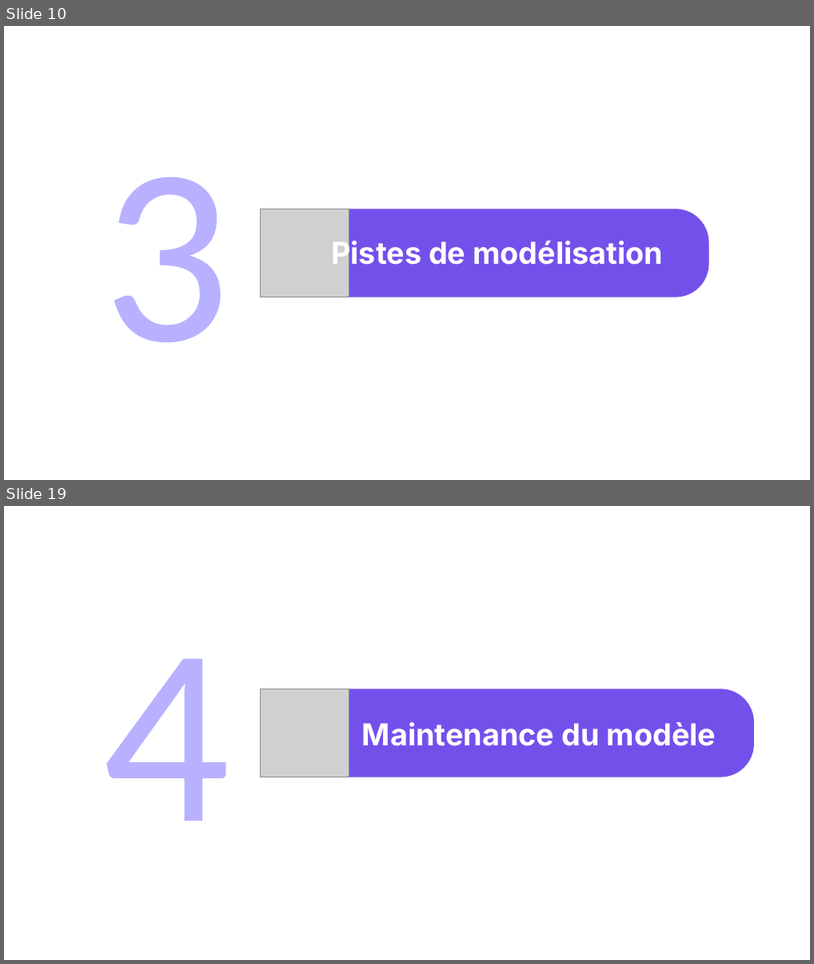
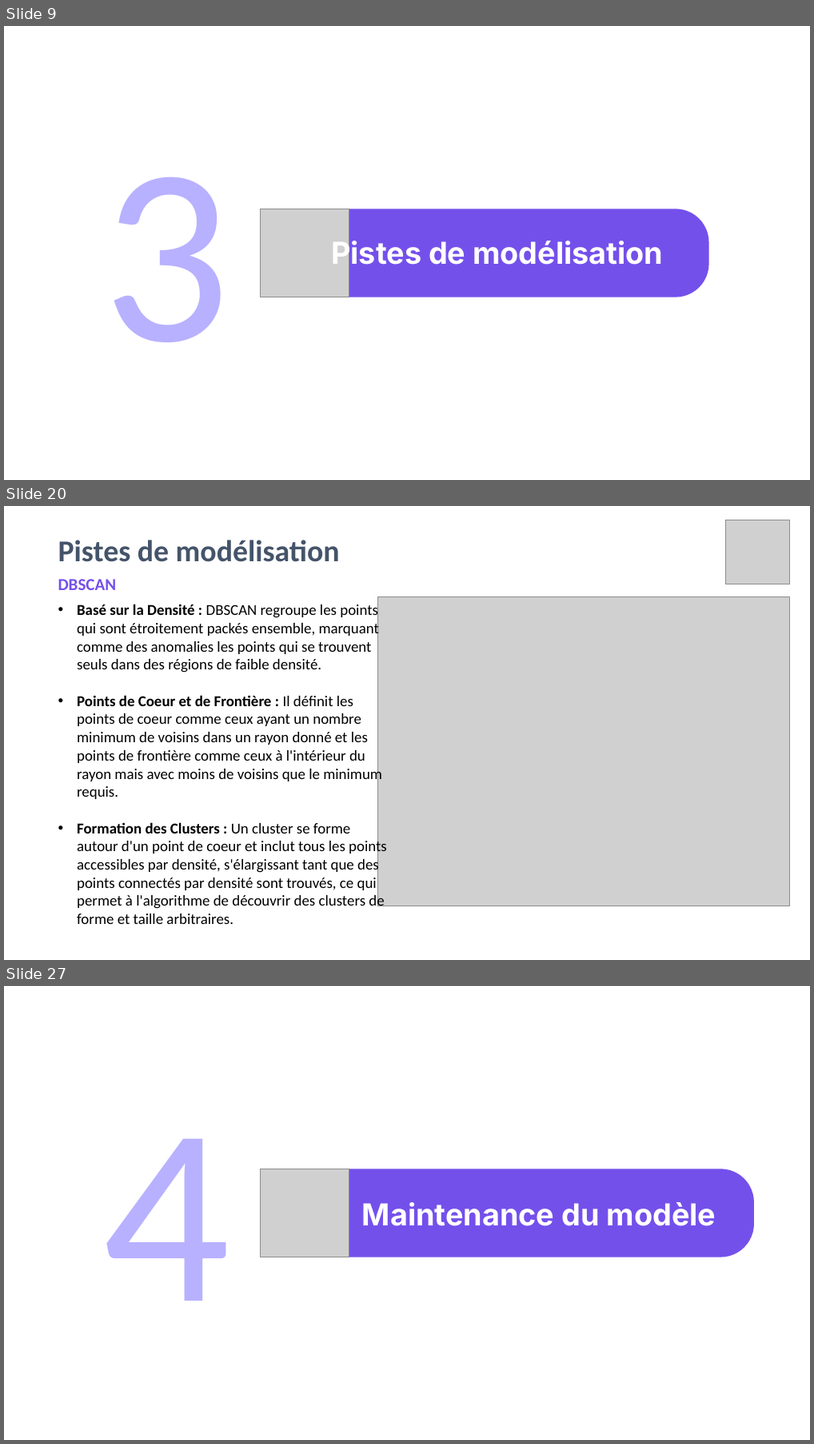
Before and after one commit to amaye15/OpenClassroom--Machine-Learning-Engineer, a slide deck: P4/P4.pptx. Shown one above the other, each under a label of ours: slides 10 and 19 before the commit, slides 9, 20 and 27 after it; the slides between them are not shown. The pictures are 814x964 and 814x1444 pixels, drawn with LibreOffice and Linux fonts; fonts in the diff are those of the drawing; grey boxes stand for pictures. Boxes give left, top, right and bottom in pixels: in the first picture for what was removed or moved away, otherwise in the second. Text is boxed around its words. In the diff, an @@ line names an element or a change of style, - is before the commit and + after.

```diff
--- a/P4/P4.pptx
+++ b/P4/P4.pptx
@@ slide 20 added at (4,506,810,960), background #FFFFFF @@
@@ picture added at (726,520,790,584) @@
@@ title added at (58,540,340,562), 36 pt, text #44546A, bold @@
+Pistes de modélisation
@@ text added at (58,579,117,590), 20 pt, text #7450EB, bold @@
+DBSCAN
@@ picture added at (378,596,790,906) @@
@@ text added at (77,603,387,924), 18 pt, text #000000 @@
+• Basé sur la Densité : DBSCAN regroupe les points qui sont étroitement packés ensemble, marquant comme des anomalies les points qui se trouvent seuls dans des régions de faible densité.
+• Points de Coeur et de Frontière : Il définit les points de coeur comme ceux ayant un nombre minimum de voisins dans un rayon donné et les points de frontière comme ceux à l'intérieur du rayon mais avec moins de voisins que le minimum requis.
+• Formation des Clusters : Un cluster se forme autour d'un point de coeur et inclut tous les points accessibles par densité, s'élargissant tant que des points connectés par densité sont trouvés, ce qui permet à l'algorithme de découvrir des clusters de forme et taille arbitraires.
@@ what was slide 10 is now slide 9 @@
@@ what was slide 19 is now slide 27 @@
```
Also in this commit, not shown: 10 slides changed, 14 other slides added, 15 slides removed, 6 other files.
